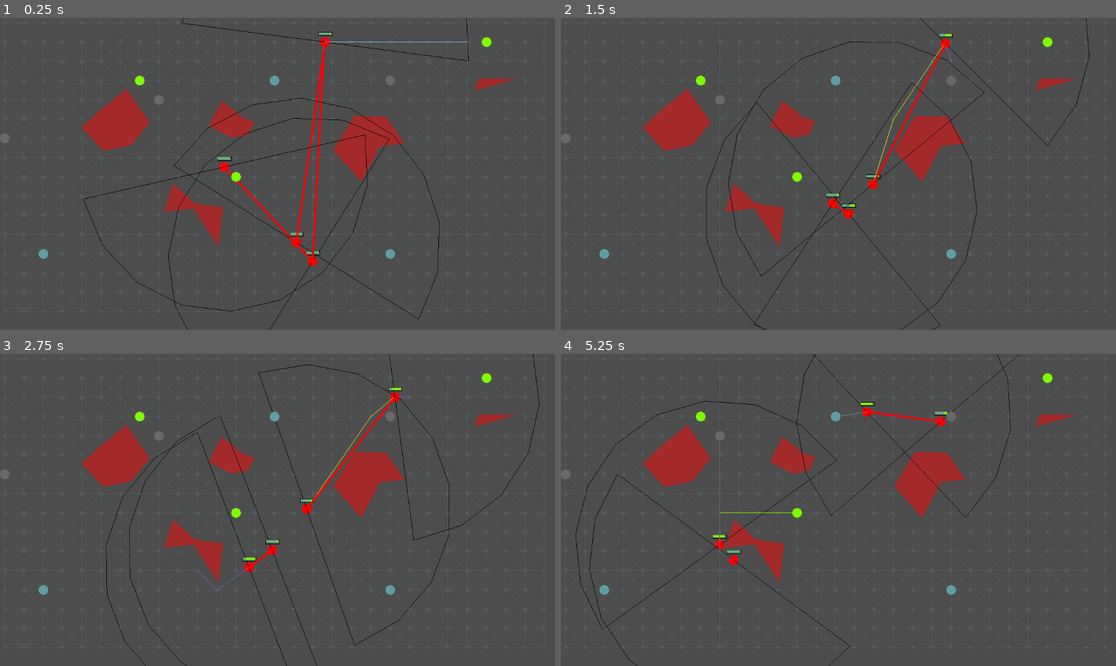
Above: before the commit, frames 1-4 (two rows, left to right).
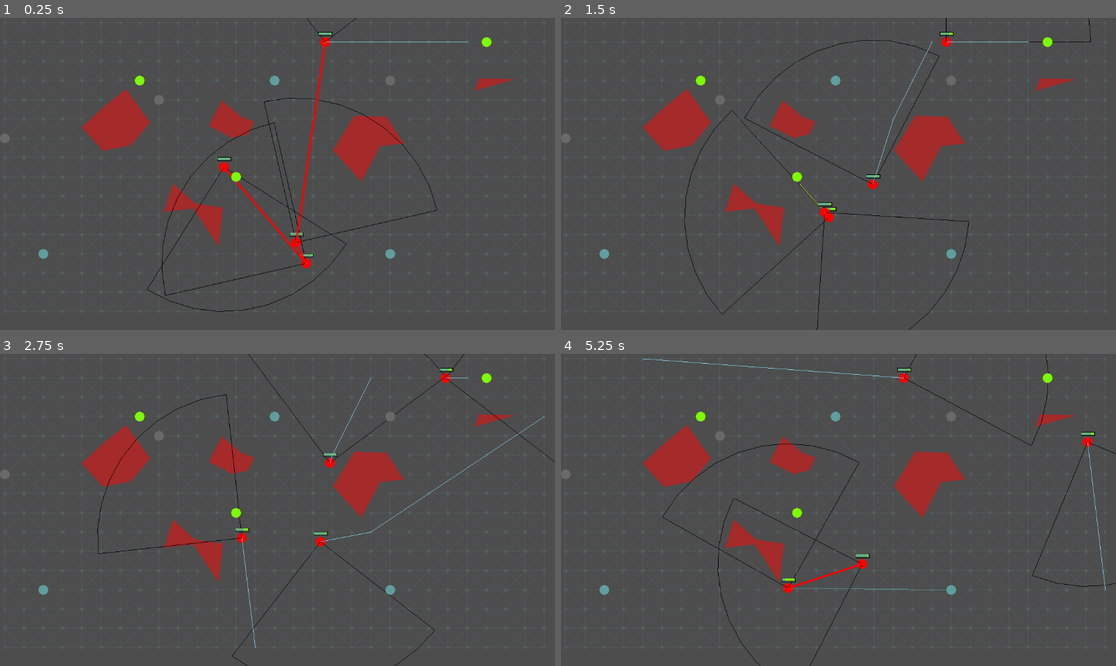
Above: after the commit, the same moments.

Repository: MagnusLucas/ai_2_tps
Game: Godot game, scene res://main.tscn
Two runs of this game, one before a commit and one after it. Both use one fixed random seed, a clock stepped at 60 frames per second and the inputs below.
Inputs (mouse positions are in pixels of both pictures, inside the frame that each line leads up to):
- Up to frame 1 (0.25 s): no input
- Up to frame 2 (1.5 s): move the mouse to (960, 158) at 0.52 s; click (960, 158) at 0.67 s; move the mouse to (727, 189) at 1.27 s; click (727, 189) at 1.42 s
- Up to frame 3 (2.75 s): move the mouse to (333, 441) at 2.02 s; click (333, 441) at 2.17 s
- Up to frame 4 (5.25 s): move the mouse to (810, 572) at 2.77 s; click (810, 572) at 2.92 s; move the mouse to (1005, 556) at 3.52 s; click (1005, 556) at 3.67 s; move the mouse to (672, 463) at 4.27 s; click (672, 463) at 4.42 s; move the mouse to (866, 510) at 5.02 s; click (866, 510) at 5.17 s

The runs differ from the first frame. In frame 1, 2.1% of the frame differs, in the area x 15-85%, y 0-100%; in frame 2, 1.9%; in frame 3, 2.3%, in the area x 17-100%, y 0-100%; in frame 4, 2.3%.

Commit message:
fake flood fill

Diff:
--- a/character/Character.gd
+++ b/character/Character.gd
@@ -1,7 +1,7 @@
 extends Node2D
 class_name Character
 
-const VISIBILITY_CONE = 180.0 # in degrees
+const VISIBILITY_CONE = 90.0 # in degrees
 const ROTATION_SPEED = 10.0
 const WALK_SPEED = 30.0
 const DAMAGE = 5
--- a/graph/MyGraph.gd
+++ b/graph/MyGraph.gd
@@ -9,6 +9,9 @@
 var path = []
 
 var a_obstacles
+
+const CENTER_RADIUS = 80
+const ACCURACY = Globals.RADIUS * 4
 
 #func _input(event: InputEvent) -> void:
 	#if (event is InputEventMouseButton and event.button_index == MOUSE_BUTTON_LEFT
@@ -150,13 +153,52 @@
 				best_hiding_spot = node_position
 	return best_hiding_spot
 
+func pick_random_point_near_center():
+	var rand_angle = randf_range(0, TAU)
+	var viewport_center = get_viewport_rect().get_center()
+	return viewport_center + (randf_range(0, CENTER_RADIUS) * Vector2.RIGHT).rotated(rand_angle)
+
+func can_put_node_here(arg_position : Vector2) -> bool:
+	return (get_viewport_rect().grow(-Globals.RADIUS).has_point(arg_position) and
+	Character.check_if_placeable(arg_position, a_obstacles))
+
+func flood_fill(node_pos : Vector2, edge : MyGraphEdge = null):
+	var neighbor_position
+	var node = MyGraphNode.new()
+	node.position = node_pos
+	add_child(node, true)
+	nodes[node_pos] = node
+	if edge:
+		edge.connected_nodes["to"] = node
+		node.connected_edges.append(edge)
+		#thing for A* to work
+		edge.cost = node.position.distance_to(edge.neighbour(node).position)
+	for angle in range(0, TAU, PI/4):
+		neighbor_position = Vector2.RIGHT.rotated(angle) * ACCURACY
+		if can_put_node_here(neighbor_position):
+			if can_smooth(node_pos, neighbor_position):
+				var edge2 = MyGraphEdge.new()
+				edge2.connected_nodes["from"] = node
+				node.connected_edges.append(edge2)
+				add_child(edge2)
+				edges.append(edge2)
+			if not nodes.has(neighbor_position):
+				flood_fill(neighbor_position)
+
+
 func _ready() -> void:
 	var obstacles = get_parent().obstacles
 	var window_size = get_viewport_rect().size
-	const ACCURACY = Globals.RADIUS * 4
+	var graph_starting_point
 	a_obstacles = get_parent().obstacles
 
 	# TODO: This creates a proper graph, but is not a flood fill, so needs fixing
+	#graph_starting_point = pick_random_point_near_center()
+	#while not Character.check_if_placeable(graph_starting_point, obstacles):
+		#graph_starting_point = pick_random_point_near_center()
+	#
+	#flood_fill(graph_starting_point)
+
 	for y in range(Globals.RADIUS, window_size.y - Globals.RADIUS, ACCURACY):
 		for x in range(Globals.RADIUS, window_size.x - Globals.RADIUS, ACCURACY):
 			var node_position = Vector2(x, y)
